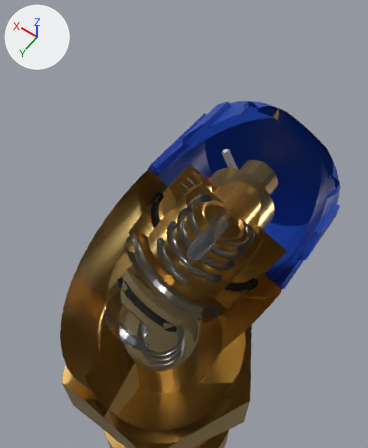
Before and after pictures for a commit that changed the glTF model thermostatic_mixing_valve_pex.glb.
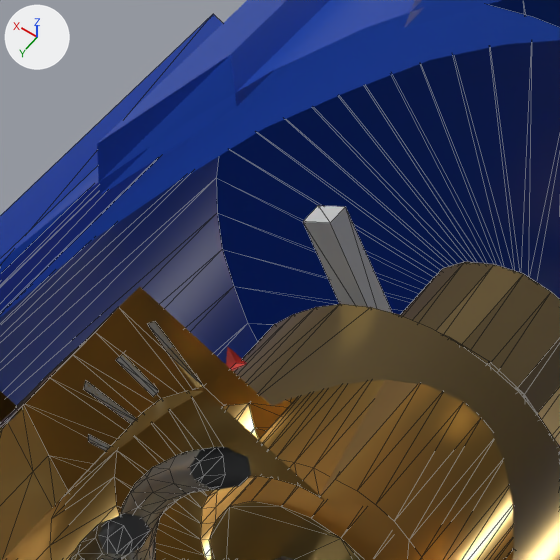
There are two pictures of each version: one from a 50 mm lens placed at (-0.1322, 0.0367, 1.7192), pointed at (-0.0928, -0.0185, 1.6324), one close up on the part from 45% to 73% of the width and 25% to 48% of the height. Arrows for +X, +Y and +Z are at upper left; the lights stay in place. The last two pictures show the newer version. The close-ups show mesh edges as thin lines. Everything nearer to the camera than a plane just in front of the edit is cut away. Where no turn or scale is listed for an object, it has been applied to the vertices. Vertices at exactly the same position are counted once.

In view in the first close-up: 'tmv_body_section', 'tmv_bonnet', 'tmv_bonnet_spring', 'tmv_cap', 'tmv_stem' and 2 more.
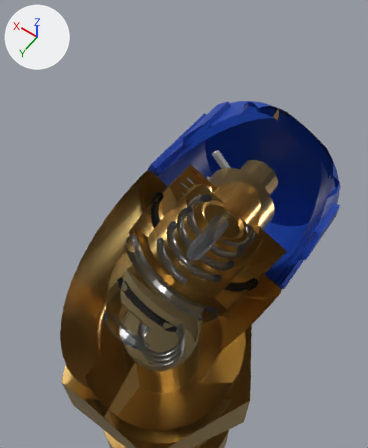
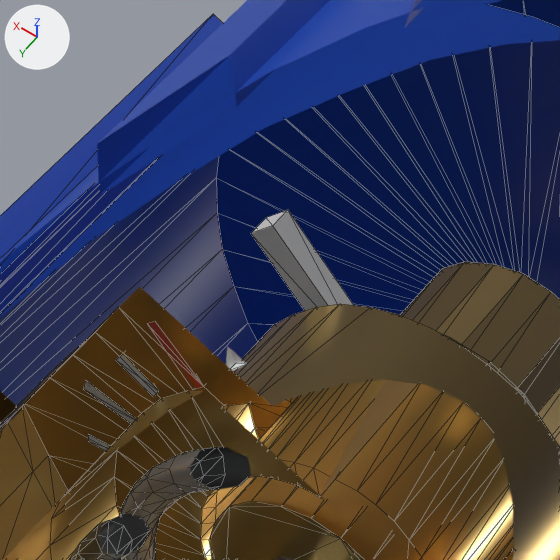
What differs and where, as boxes [x1, y1, x2, y2] in the close-ups (560 x 560 px; the box of a moved part takes in the faces that stretch with it):
'tmv_stem', reshaped: before [209, 206, 560, 560]; after [209, 210, 560, 560]
part 1 of me_tmv_bonnet, moved or reshaped: [148, 321, 247, 386] in both
part 2 of me_tmv_stem, moved or reshaped: before [303, 206, 392, 313]; after [251, 210, 353, 310]

What changed in the scene script:
```text
Change me_tmv_bonnet:
    where me_tmv_bonnet.from_pydata(...)  # 582 vertices, 1112 faces; spans x -0.015..0.015, y -0.0129..0.0129, z -0.011..0.01
    used by ob_tmv_bonnet; parent = ob_tmv_valve; location = (-0.1, 0.0, 1.655)
    me_tmv_bonnet part 1: 16 of 582 vertices moved; they spanned x 0.0045..0.0088, y 0.0061..0.0103, z 0.0035..0.004 and now span x 0.0045..0.0088, y 0.0061..0.0103, z 0.0035..0.004; mean shift (0.0, 0.0, 0.0); largest move (0.0084, 0.0088, 0.004) -> (0.0055, 0.0103, 0.004)
Change me_tmv_stem:
    used by ob_tmv_stem; parent = ob_tmv_valve; location = (-0.1, 0.0, 1.635)
    remove me_tmv_stem.from_pydata(...)  # 96 vertices, 176 faces; spans x -0.006..0.0063, y -0.006..0.0103, z 0.022..0.0381
    add me_tmv_stem.from_pydata(...)  # 96 vertices, 176 faces; spans x -0.006..0.0087, y -0.006..0.0087, z 0.022..0.0381
    me_tmv_stem part 2: the loose piece of 8 vertices spanning x 0.0016..0.0063, y 0.0035..0.0103, z 0.0306..0.0317 is turned -14.7 degrees about the z axis through its middle and scaled by 1.01, then moved by (0.0017, -0.0013, 0.0)
```
